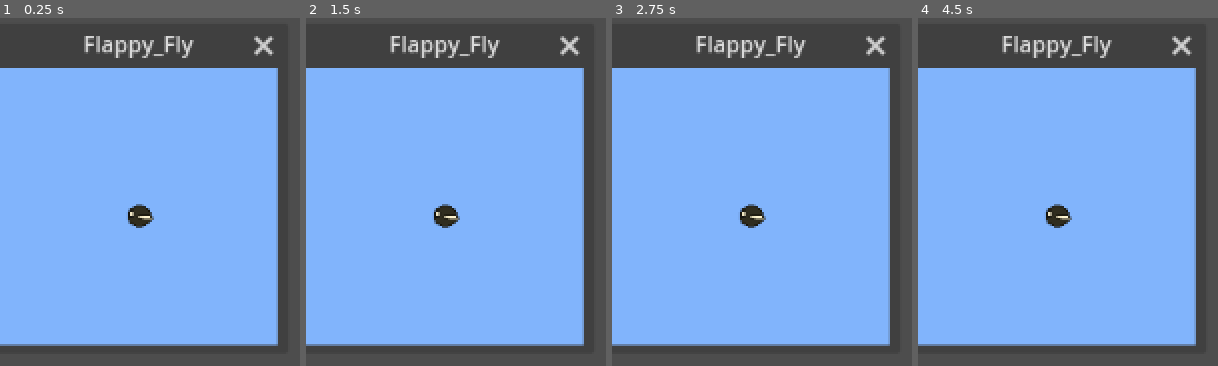
Above: before the commit, frames 1-4 (left to right).
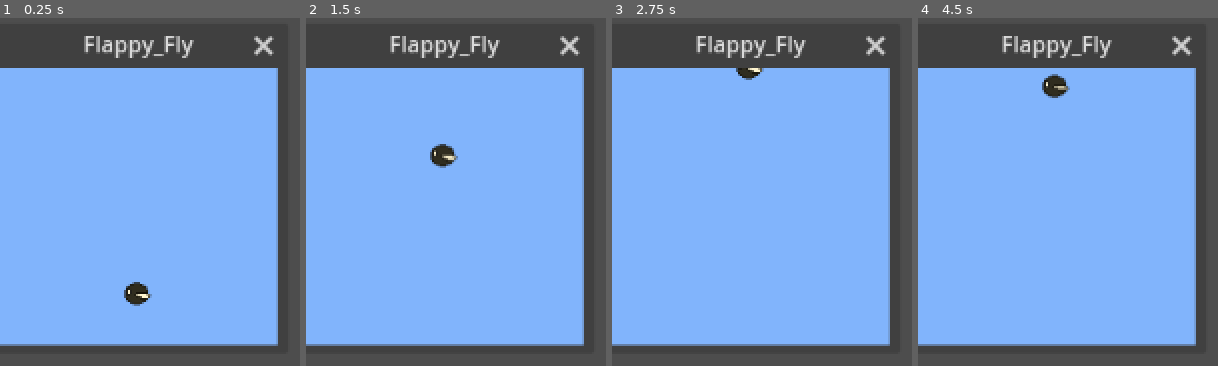
Above: after the commit, the same moments.

Repository: zsmitty2020/SSUFamJam25
Game: Godot game, scene res://Windows/Flappy_Fly/Flappy_Fly_Window.tscn
Same seed, same stepped clock (60 frames per second), same inputs: the game is played once before the commit and once after it. This scene is started directly instead of the project's main scene.
Inputs:
- Up to frame 1 (0.25 s): no input
- Up to frame 2 (1.5 s): tap Enter at 0.5 s; hold Space (flappy_fly_jump) 0.53-1.28 s; tap Space (flappy_fly_jump) at 1.35 s
- Up to frame 3 (2.75 s): tap Space (flappy_fly_jump) at 1.52, 1.82 s; tap Enter at 2 s; hold Space (flappy_fly_jump) from 2.03 s (still down)
- Up to frame 4 (4.5 s): release Space (flappy_fly_jump) at 2.78 s; tap Space (flappy_fly_jump) at 2.85, 3.02, 3.32, 4.35 s; tap Enter at 3.5 s; hold Space (flappy_fly_jump) 3.53-4.28 s

The runs differ from the first frame. In frame 1, 0.9% of the frame differs, in the area x 41-52%, y 53-83%; in frame 2, 0.9%, in the area x 41-52%, y 36-61%; in frame 3, 0.7%; in frame 4, 0.9%.

Commit message:
added ball_bouncer window

Diff:
--- /dev/null
+++ b/ssu-fam-jam-game-godot-project/Windows/Ball_Bouncer/Ball.gd
@@ -0,0 +1,37 @@
+extends Area2D
+
+var screen_size
+@export var speed = 0.75
+
+
+func _on_ball_ready() -> void:
+	screen_size = get_viewport_rect().size
+
+
+func _process(_delta: float) -> void:
+	print(GlobalData.balance)
+	var dx = speed * cos(deg_to_rad(rotation_degrees))
+	var dy = -1 * speed * sin(deg_to_rad(rotation_degrees))
+	position.x += dx
+	position.y += dy
+	if position.x > 490:
+		position.x = 490
+		dx *= -1
+		GlobalData.balance += 0.01
+
+	if position.x < 0:
+		position.x = 0
+		dx *= -1
+		GlobalData.balance += 0.01
+
+	if position.y > screen_size.y:
+		position.y = screen_size.y
+		dy *= -1
+		GlobalData.balance += 0.01
+
+	if position.y < 0:
+		position.y = 0
+		dy *= -1
+		GlobalData.balance += 0.01
+	rotation_degrees = rad_to_deg(atan2(-dy, dx))
+	position = position.clamp(Vector2.ZERO, screen_size)
--- /dev/null
+++ b/ssu-fam-jam-game-godot-project/Windows/Ball_Bouncer/Ball_Bouncer.tscn
@@ -0,0 +1,56 @@
+[gd_scene load_steps=8 format=3 uid="uid://rpc6ru6imsq2"]
+
+[ext_resource type="Script" uid="uid://875h0nybllqi" path="res://Windows/Ball_Bouncer/ball_bouncer.gd" id="1_pcvo7"]
+[ext_resource type="Script" uid="uid://bhlw0nk448fef" path="res://Windows/Ball_Bouncer/Ball.gd" id="2_vsp0x"]
+[ext_resource type="Texture2D" uid="uid://drjfpyyn3yv4h" path="res://Windows/Ball_Bouncer/Ball_Bouncer_Assets/ball.png" id="3_1r02p"]
+
+[sub_resource type="CanvasTexture" id="CanvasTexture_pcvo7"]
+
+[sub_resource type="CircleShape2D" id="CircleShape2D_4tkpc"]
+radius = 16.0
+
+[sub_resource type="Gradient" id="Gradient_vsp0x"]
+offsets = PackedFloat32Array(0, 0.98, 1)
+colors = PackedColorArray(1, 1, 1, 1, 0.7938038, 0.23115706, 0.3131891, 1, 0, 0, 0, 1)
+
+[sub_resource type="GradientTexture1D" id="GradientTexture1D_1r02p"]
+gradient = SubResource("Gradient_vsp0x")
+
+[node name="BallBouncer" type="Window"]
+oversampling_override = 1.0
+position = Vector2i(0, 36)
+size = Vector2i(800, 600)
+
+[node name="TextureRect" type="TextureRect" parent="."]
+anchors_preset = -1
+anchor_right = 1.01
+anchor_bottom = 0.99000007
+offset_bottom = 7.999939
+texture = SubResource("CanvasTexture_pcvo7")
+script = ExtResource("1_pcvo7")
+
+[node name="ball" type="Area2D" parent="TextureRect"]
+position = Vector2(103, 49)
+rotation = 0.64751714
+script = ExtResource("2_vsp0x")
+metadata/_edit_group_ = true
+
+[node name="ball_collision" type="CollisionShape2D" parent="TextureRect/ball"]
+rotation = 0.12042772
+shape = SubResource("CircleShape2D_4tkpc")
+
+[node name="ball_object" type="Sprite2D" parent="TextureRect/ball"]
+rotation = -0.0017453292
+texture = ExtResource("3_1r02p")
+
+[node name="TextureRect2" type="TextureRect" parent="."]
+anchors_preset = -1
+anchor_right = 1.0
+anchor_bottom = 0.9710001
+offset_left = 507.0
+offset_right = 2.0
+offset_bottom = 17.399963
+texture = SubResource("GradientTexture1D_1r02p")
+
+[connection signal="close_requested" from="." to="." method="_on_ball_bouncer_close_requested"]
+[connection signal="ready" from="TextureRect/ball" to="TextureRect/ball" method="_on_ball_ready"]
--- /dev/null
+++ b/ssu-fam-jam-game-godot-project/Windows/Ball_Bouncer/ball_bouncer.gd
@@ -0,0 +1,5 @@
+extends TextureRect
+
+func _on_ball_bouncer_close_requested() -> void:
+	GlobalData.open_tabs.erase("Ball_Bouncer")
+	get_parent().queue_free()
--- a/ssu-fam-jam-game-godot-project/Windows/Flappy_Fly/Flappy_Fly_Window.tscn
+++ b/ssu-fam-jam-game-godot-project/Windows/Flappy_Fly/Flappy_Fly_Window.tscn
@@ -1,12 +1,13 @@
 [gd_scene load_steps=8 format=3 uid="uid://u3kbb0rnhyd"]
 
 [ext_resource type="Script" uid="uid://d37dlgip2sl1p" path="res://Windows/Flappy_Fly/Flappy_Fly_Window.gd" id="1_7dtey"]
-[ext_resource type="Texture2D" uid="uid://dcmg7h3gxyi72" path="res://Windows/Flappy_Fly/fly/blue.png" id="1_7pej5"]
-[ext_resource type="Texture2D" uid="uid://bshder5ju4nuu" path="res://Windows/Flappy_Fly/fly/fly0.png" id="1_pwww0"]
-[ext_resource type="Texture2D" uid="uid://c14kod8hug86l" path="res://Windows/Flappy_Fly/fly/fly1.png" id="2_tjeak"]
+[ext_resource type="Texture2D" uid="uid://dcmg7h3gxyi72" path="res://Windows/Flappy_Fly/fly_assets/blue.png" id="1_7pej5"]
+[ext_resource type="Texture2D" uid="uid://bshder5ju4nuu" path="res://Windows/Flappy_Fly/fly_assets/fly0.png" id="1_pwww0"]
+[ext_resource type="Texture2D" uid="uid://c14kod8hug86l" path="res://Windows/Flappy_Fly/fly_assets/fly1.png" id="2_tjeak"]
 [ext_resource type="Script" uid="uid://djkx6ysq4je3v" path="res://Windows/Flappy_Fly/flappy_fly.gd" id="4_7dtey"]
 
 [sub_resource type="CircleShape2D" id="CircleShape2D_hitha"]
+radius = 12.0
 
 [sub_resource type="SpriteFrames" id="SpriteFrames_7pej5"]
 animations = [{
@@ -29,24 +30,29 @@
 size = Vector2i(200, 200)
 
 [node name="FlappyFlyWindow" type="TextureRect" parent="."]
+anchors_preset = -1
+anchor_right = 1.0
+anchor_bottom = 1.005
 offset_left = -2.0
-offset_right = 201.0
-offset_bottom = 201.0
+offset_right = 1.0
+grow_horizontal = 2
 texture = ExtResource("1_7pej5")
 script = ExtResource("1_7dtey")
 
-[node name="FlyPlayer" type="Area2D" parent="."]
-position = Vector2(101, 107)
+[node name="FlyPlayer" type="Area2D" parent="FlappyFlyWindow"]
+position = Vector2(101, 113)
 script = ExtResource("4_7dtey")
 metadata/_edit_group_ = true
 
-[node name="CollisionShape2D" type="CollisionShape2D" parent="FlyPlayer"]
+[node name="CollisionShape2D" type="CollisionShape2D" parent="FlappyFlyWindow/FlyPlayer"]
 shape = SubResource("CircleShape2D_hitha")
 
-[node name="FlappyFly" type="AnimatedSprite2D" parent="FlyPlayer"]
+[node name="FlappyFly" type="AnimatedSprite2D" parent="FlappyFlyWindow/FlyPlayer"]
 position = Vector2(1, 0)
 sprite_frames = SubResource("SpriteFrames_7pej5")
 frame = 1
 frame_progress = 0.20838818
 
 [connection signal="close_requested" from="." to="FlappyFlyWindow" method="_on_flappy_fly_close_requested"]
+[connection signal="input_event" from="FlappyFlyWindow/FlyPlayer" to="FlappyFlyWindow/FlyPlayer" method="_on_input_event"]
+[connection signal="ready" from="FlappyFlyWindow/FlyPlayer" to="FlappyFlyWindow/FlyPlayer" method="_on_ready"]
--- a/ssu-fam-jam-game-godot-project/Windows/Flappy_Fly/flappy_fly.gd
+++ b/ssu-fam-jam-game-godot-project/Windows/Flappy_Fly/flappy_fly.gd
@@ -1,19 +1,20 @@
 extends Area2D
 var screen_size
-@export var speed = 400 # How fast the player will move (pixels/sec).
+@export var speed = 200 # How fast the player will move (pixels/sec).
 
 
 func _on_ready() -> void:
 	screen_size = get_viewport_rect().size
 
-func _movement(delta):
+func _process(delta: float) -> void:
 	var velocity = Vector2.ZERO
+	velocity.y += 1
 	if Input.is_action_pressed("flappy_fly_jump"):
-		velocity.y += 1
+		velocity.y -= 2
 	if velocity.length() > 0:
 		velocity = velocity.normalized() * speed
-		$AnimatedSprite2D.play()
+		$FlappyFly.play()
 	else:
-		$AnimatedSprite2D.stop()
+		$FlappyFly.stop()
 	position += velocity * delta
 	position = position.clamp(Vector2.ZERO, screen_size)
Not shown, added: ssu-fam-jam-game-godot-project/Windows/Ball_Bouncer/Ball.gd.uid
Binary file added: ssu-fam-jam-game-godot-project/Windows/Ball_Bouncer/Ball_Bouncer_Assets/ball.png
Not shown, added: ssu-fam-jam-game-godot-project/Windows/Ball_Bouncer/Ball_Bouncer_Assets/ball.png.import
Not shown, added: ssu-fam-jam-game-godot-project/Windows/Ball_Bouncer/ball_bouncer.gd.uid
Renamed: ssu-fam-jam-game-godot-project/Windows/Flappy_Fly/fly/blue.png -> ssu-fam-jam-game-godot-project/Windows/Flappy_Fly/fly_assets/blue.png
Not shown, changed: ssu-fam-jam-game-godot-project/Windows/Flappy_Fly/fly_assets/blue.png.import
Renamed: ssu-fam-jam-game-godot-project/Windows/Flappy_Fly/fly/cloud1.png -> ssu-fam-jam-game-godot-project/Windows/Flappy_Fly/fly_assets/cloud1.png
Not shown, changed: ssu-fam-jam-game-godot-project/Windows/Flappy_Fly/fly_assets/cloud1.png.import
Renamed: ssu-fam-jam-game-godot-project/Windows/Flappy_Fly/fly/cloud2.png -> ssu-fam-jam-game-godot-project/Windows/Flappy_Fly/fly_assets/cloud2.png
Not shown, changed: ssu-fam-jam-game-godot-project/Windows/Flappy_Fly/fly_assets/cloud2.png.import
Renamed: ssu-fam-jam-game-godot-project/Windows/Flappy_Fly/fly/fly0.png -> ssu-fam-jam-game-godot-project/Windows/Flappy_Fly/fly_assets/fly0.png
Not shown, changed: ssu-fam-jam-game-godot-project/Windows/Flappy_Fly/fly_assets/fly0.png.import
(and 2 more such lines)
